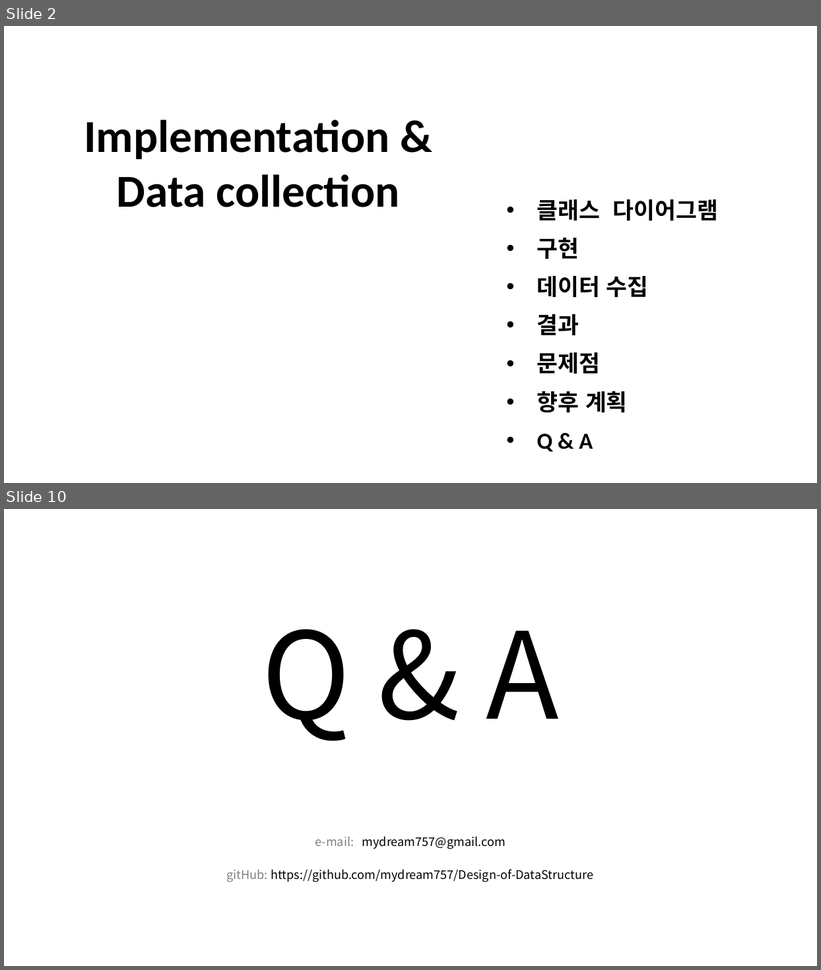
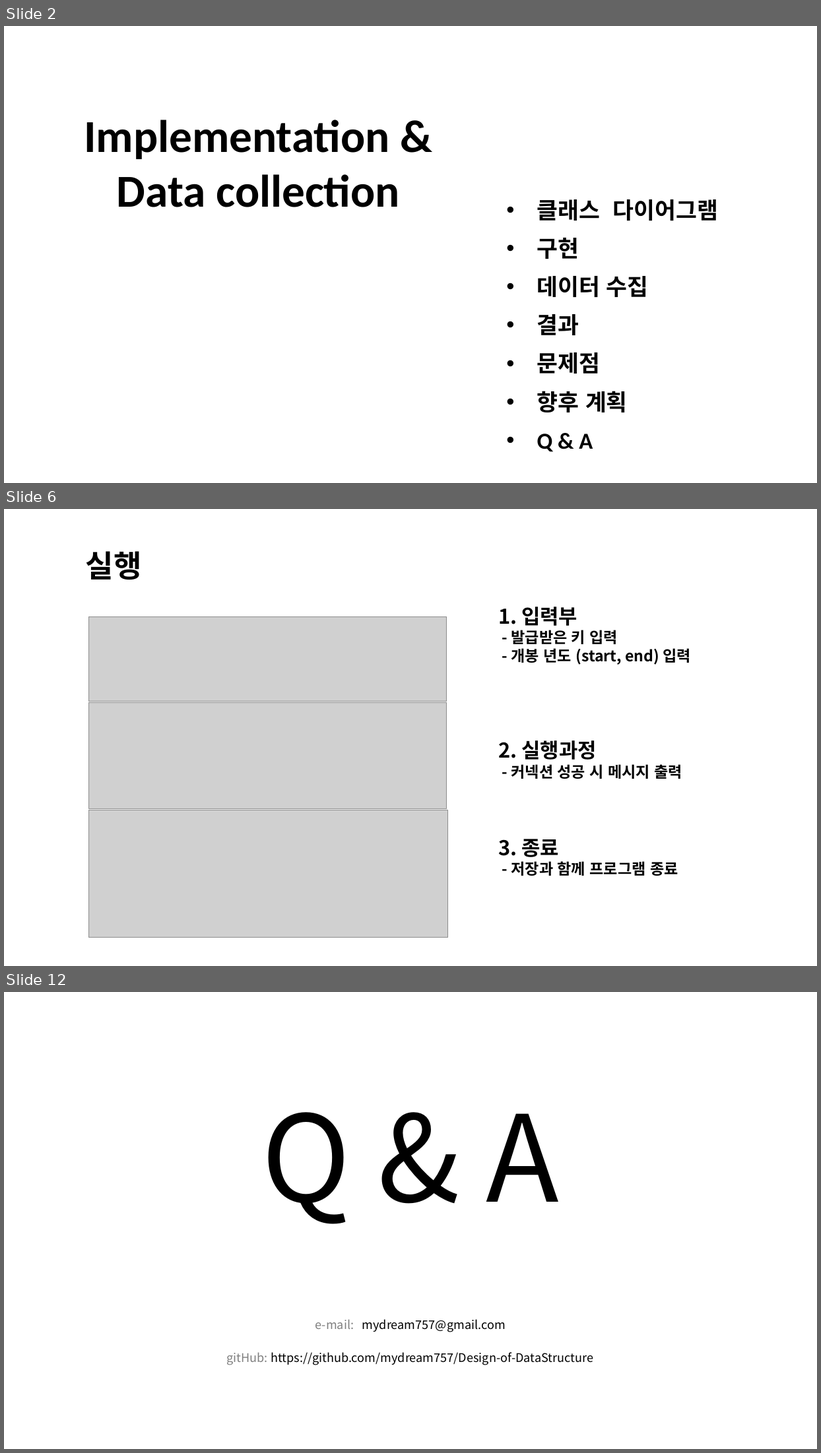
Before and after one commit to mydream757/Design-of-DataStructure, a slide deck: 3. Implementation.pptx. Shown one above the other, each under a label of ours: slides 2 and 10 before the commit, slides 2, 6 and 12 after it; the slides between them are not shown. The pictures are 821x970 and 821x1453 pixels, drawn with LibreOffice and Linux fonts; fonts in the diff are those of the drawing; grey boxes stand for pictures; background and template pictures are left out. Boxes give left, top, right and bottom in pixels: in the first picture for what was removed or moved away, otherwise in the second. Text is boxed around its words. In the diff, an @@ line names an element or a change of style, - is before the commit and + after.

```diff
--- a/3. Implementation.pptx
+++ b/3. Implementation.pptx
@@ slide 6 added at (4,509,817,966), background picture (left out) @@
@@ text added at (86,551,142,580), 36 pt, text #000000, bold @@
+실행
@@ text added at (498,607,691,876), 18 pt, text #000000, bold @@
+1. 입력부
+- 발급받은 키 입력
+- 개봉 년도 (start, end) 입력
+2. 실행과정
+- 커넥션 성공 시 메시지 출력
+3. 종료
+- 저장과 함께 프로그램 종료
@@ picture added at (88,617,447,701) @@
@@ picture added at (88,702,447,809) @@
@@ picture added at (88,811,448,937) @@
@@ what was slide 10 is now slide 12 @@
```
Also in this commit, not shown: 4 slides changed, 4 other slides added, 3 slides removed.
